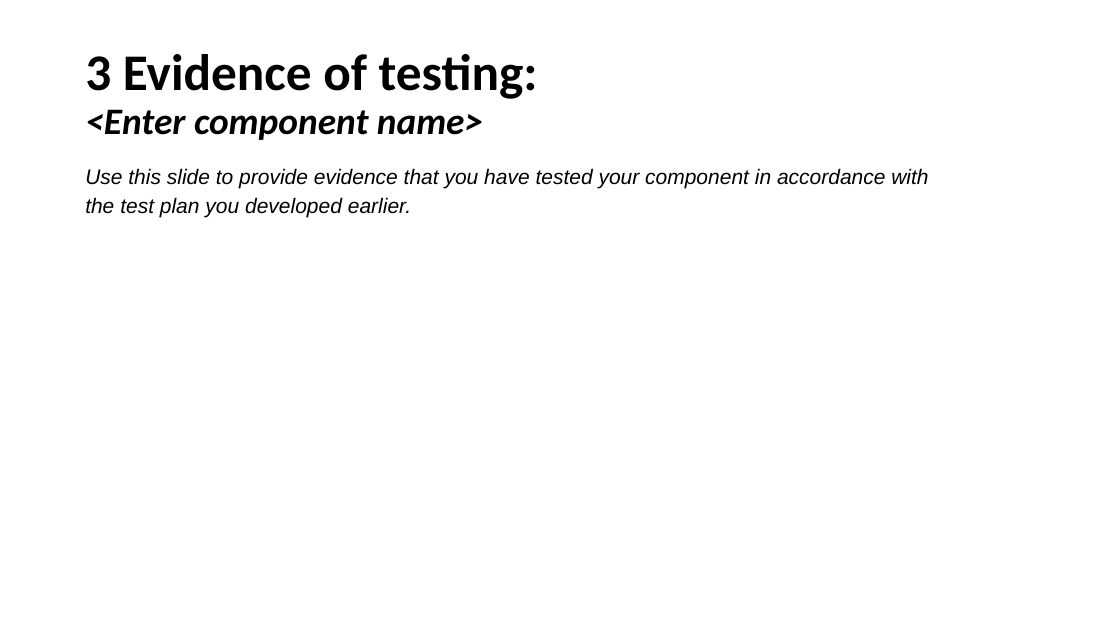
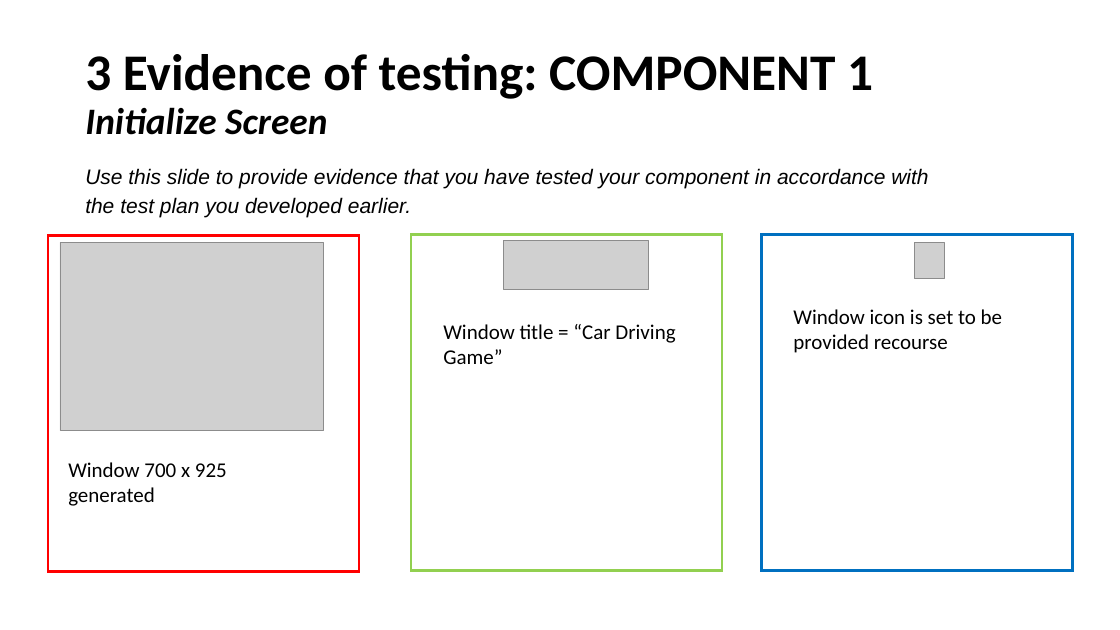
Before and after one commit to SmitieC/Assessment, a slide deck: slide 15 of 3.7 and 3.8 Documentation Template (1).pptx (slide 13 before the commit). Drawn at 1120x630 pixels with LibreOffice and Linux fonts; fonts in the diff are those of the drawing; grey boxes stand for pictures. Boxes give left, top, right and bottom in pixels: in the first picture for what was removed or moved away, otherwise in the second. Text is boxed around its words. In the diff, an @@ line names an element or a change of style, - is before the commit and + after.

```diff
--- a/3.7 and 3.8 Documentation Template (1).pptx
+++ b/3.7 and 3.8 Documentation Template (1).pptx
@@ title at [85, 54, 873, 135]: text changed; size 32 to 44 pt; italic off @@
-3 Evidence of testing:
-<Enter component name>
+3 Evidence of testing: COMPONENT 1
+Initialize Screen
@@ rectangle added at [48, 235, 359, 571], outline #FF0000 2.25 pt @@
@@ rectangle added at [412, 235, 723, 571], outline #92D050 2.25 pt @@
@@ rectangle added at [761, 235, 1072, 571], outline #0070C0 2.25 pt @@
@@ picture added at [60, 243, 323, 431] @@
@@ picture added at [503, 240, 649, 289] @@
@@ picture added at [915, 243, 944, 279] @@
@@ text added at [443, 324, 675, 364], 18 pt, text #000000 @@
+Window title = “Car Driving Game”
@@ text added at [793, 309, 1002, 353], 18 pt, text #000000 @@
+Window icon is set to be provided recourse
@@ text added at [68, 462, 227, 506], 18 pt, text #000000 @@
+Window 700 x 925 generated
```
Also in this commit, not shown: 9 other slides changed, 23 slides added, 8 other files.
